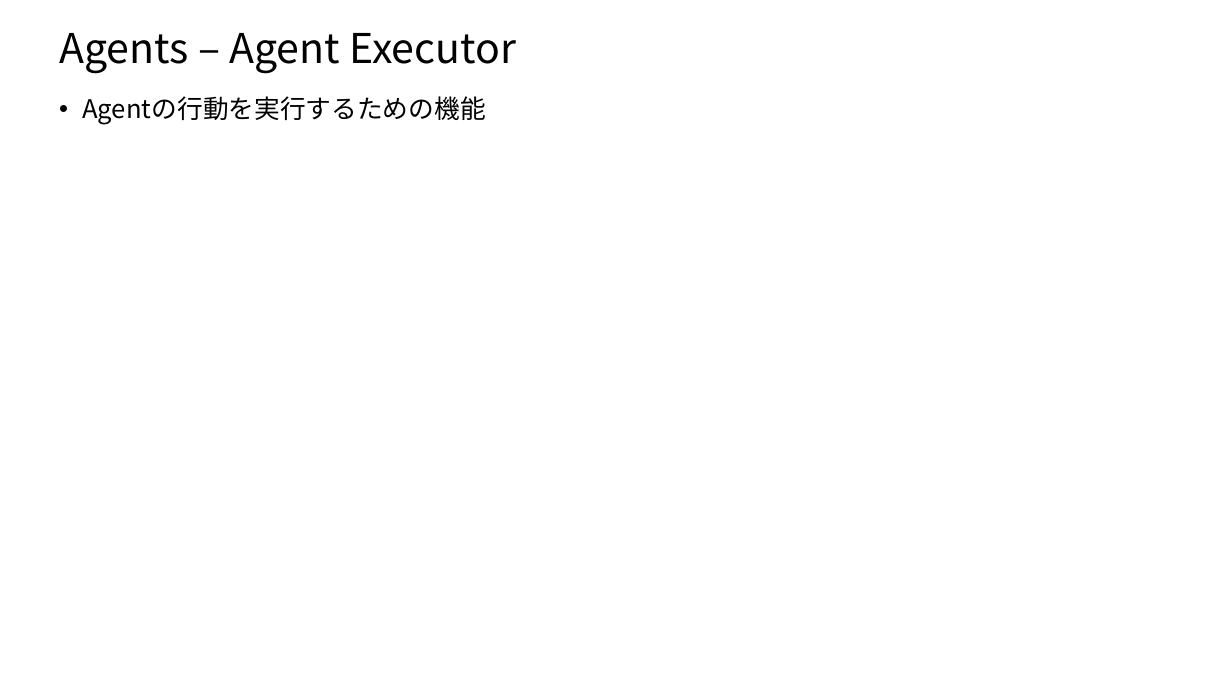
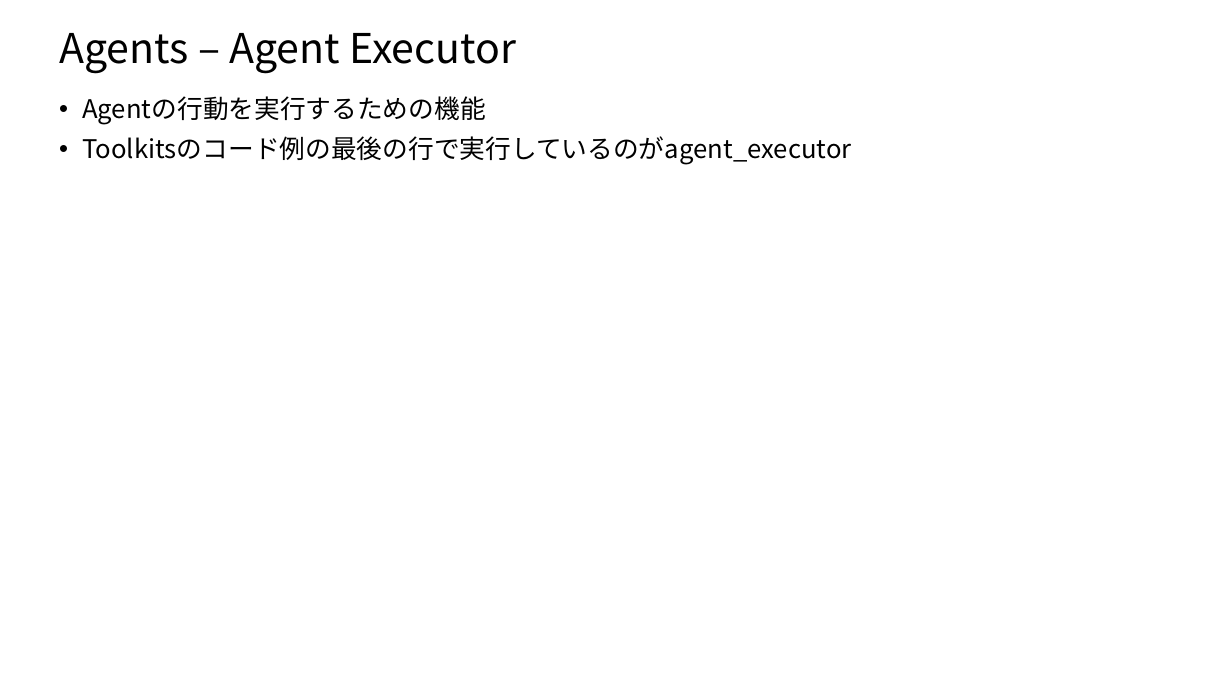
Before and after one commit to nakayasu720/report, a slide deck: slide 30 of LangChainについて.pptx (slide 29 before the commit). Drawn at 1232x693 pixels with LibreOffice and Linux fonts; fonts in the diff are those of the drawing. Boxes give left, top, right and bottom in pixels: in the first picture for what was removed or moved away, otherwise in the second. Text is boxed around its words. In the diff, an @@ line names an element or a change of style, - is before the commit and + after.

```diff
--- a/LangChainについて.pptx
+++ b/LangChainについて.pptx
@@ text at (x1=82, y1=136, x2=851, y2=165): paragraph added @@
+• Toolkitsのコード例の最後の行で実行しているのがagent_executor
```
Also in this commit, not shown: 10 other slides changed, 1 slide added.
